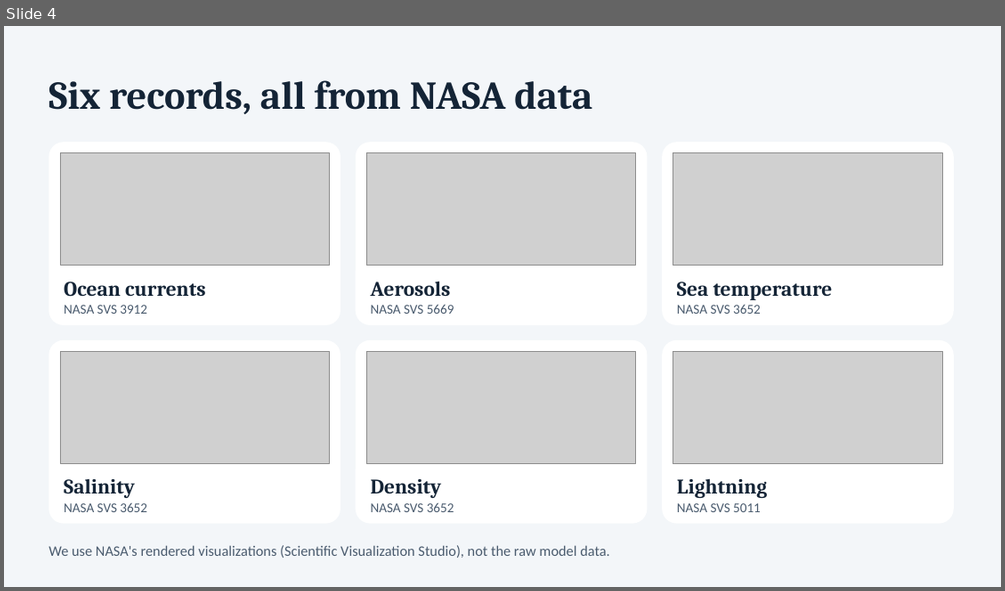
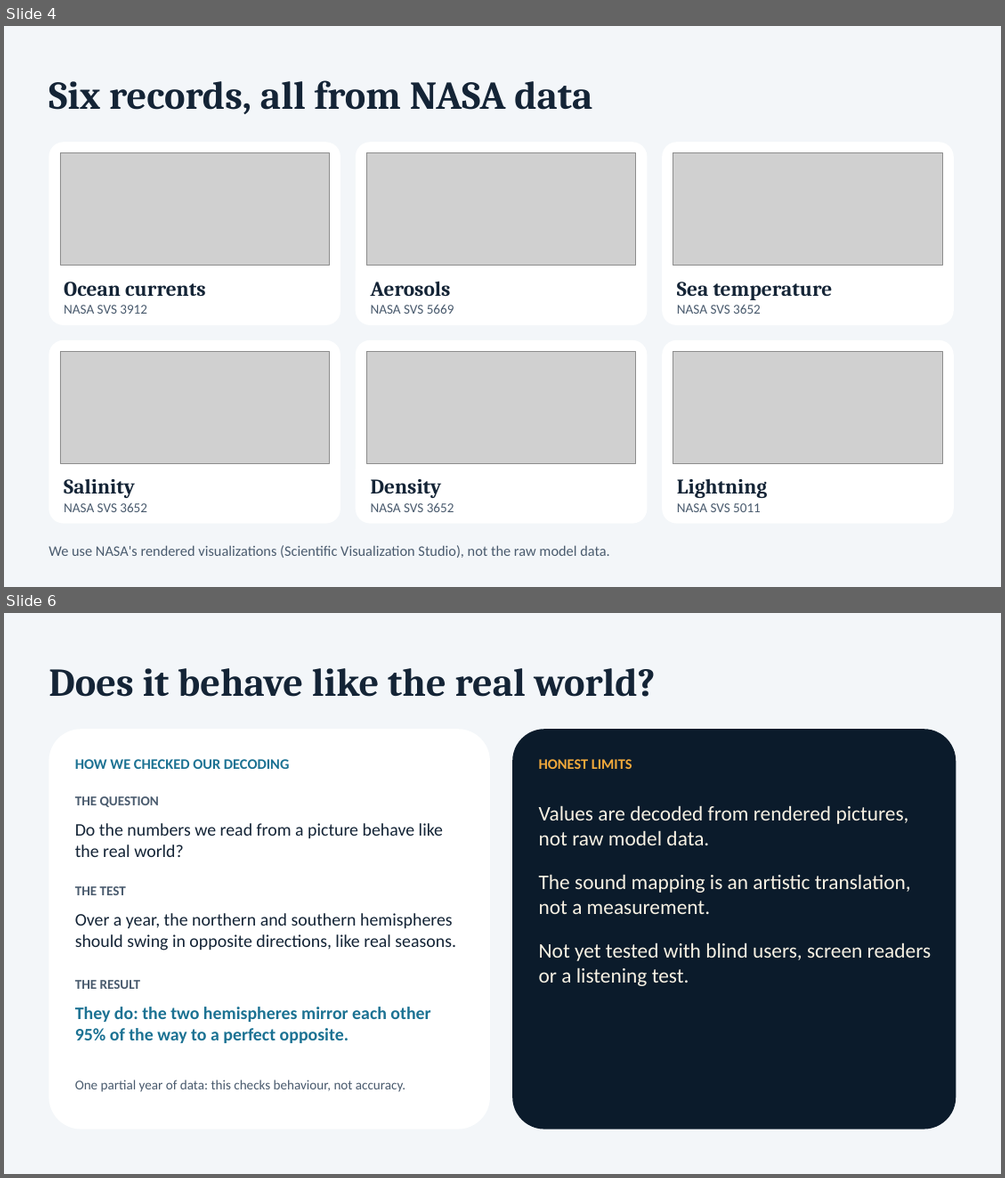
Before and after one commit to AstroPi-9/space-apps-challenge-earth-jukebox, a slide deck: Earth-Jukebox-demo-slides.pptx. Shown one above the other, each under a label of ours: slide 4 before the commit, slides 4 and 6 after it; the slides between them are not shown. The pictures are 1005x591 and 1005x1178 pixels, drawn with LibreOffice and Linux fonts; fonts in the diff are those of the drawing; grey boxes stand for pictures. Boxes give left, top, right and bottom in pixels: in the first picture for what was removed or moved away, otherwise in the second. Text is boxed around its words. In the diff, an @@ line names an element or a change of style, - is before the commit and + after.

```diff
--- a/Earth-Jukebox-demo-slides.pptx
+++ b/Earth-Jukebox-demo-slides.pptx
@@ slide 6 added at (x1=4, y1=613, x2=1001, y2=1174), background #F3F6F9 @@
@@ text added at (x1=48, y1=668, x2=655, y2=697), 38 pt, text #142436, bold @@
+Does it behave like the real world?
@@ rounded rectangle added at (x1=48, y1=729, x2=490, y2=1129), fill #FFFFFF @@
@@ rounded rectangle added at (x1=512, y1=729, x2=956, y2=1129), fill #0B1B2B @@
@@ text added at (x1=75, y1=759, x2=290, y2=769), 14 pt, text #1C7293, bold @@
+HOW WE CHECKED OUR DECODING
@@ text added at (x1=539, y1=759, x2=632, y2=769), 14 pt, text #F2A93B, bold @@
+HONEST LIMITS
@@ text added at (x1=75, y1=796, x2=159, y2=807), 13 pt, text #4A5B6E, bold @@
+THE QUESTION
@@ text added at (x1=75, y1=823, x2=443, y2=857), 17 pt, text #142436 @@
+Do the numbers we read from a picture behave like the real world?
@@ text added at (x1=539, y1=805, x2=930, y2=986), 20 pt, text #F7F1E3 @@
+Values are decoded from rendered pictures, not raw model data.
+The sound mapping is an artistic translation, not a measurement.
+Not yet tested with blind users, screen readers or a listening test.
@@ text added at (x1=75, y1=886, x2=126, y2=895), 13 pt, text #4A5B6E, bold @@
+THE TEST
@@ text added at (x1=75, y1=913, x2=456, y2=950), 17 pt, text #142436 @@
+Over a year, the northern and southern hemispheres should swing in opposite directions, like real seasons.
@@ text added at (x1=75, y1=980, x2=141, y2=989), 13 pt, text #4A5B6E, bold @@
+THE RESULT
@@ text added at (x1=75, y1=1006, x2=430, y2=1043), 17 pt, text #1C7293, bold @@
+They do: the two hemispheres mirror each other 95% of the way to a perfect opposite.
@@ text added at (x1=75, y1=1079, x2=405, y2=1092), 13 pt, text #4A5B6E @@
+One partial year of data: this checks behaviour, not accuracy.
```
Also in this commit, not shown: 2 slides changed, 1 slide removed, 1 other file.
